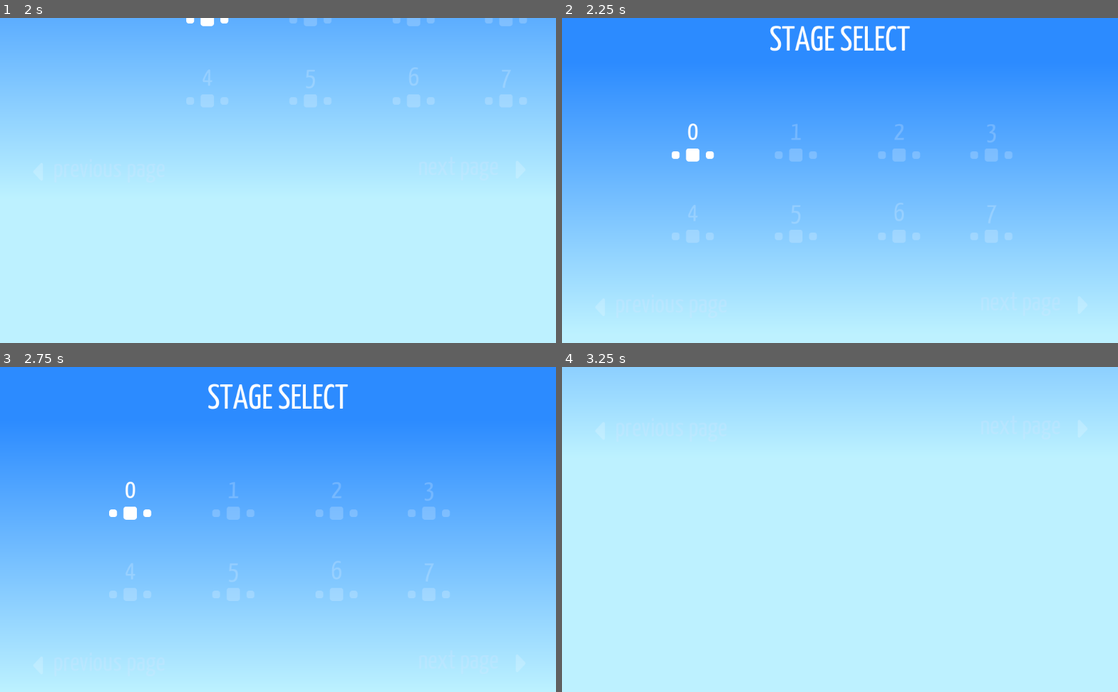
Above: before the commit, frames 1-4 (two rows, left to right).
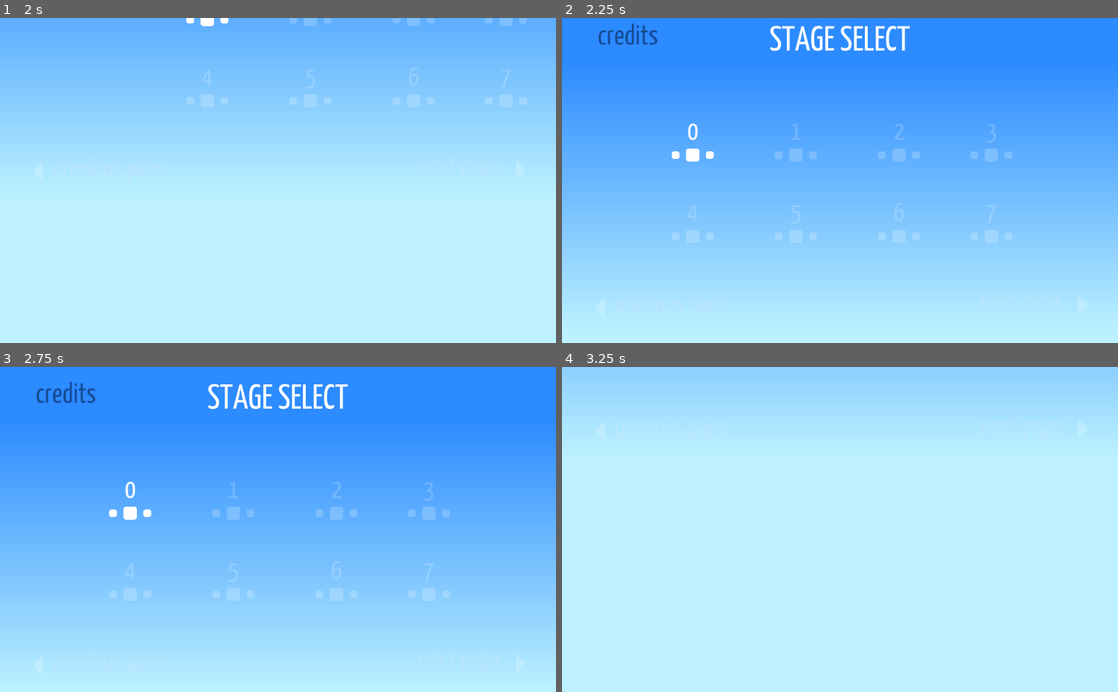
Above: after the commit, the same moments.

Repository: uspgamedev/skyjammers
Game: Godot game, scene res://menus/title/main.tscn
Same seed, same stepped clock (60 frames per second), same inputs: the game is played once before the commit and once after it. Sound files missing from this copy of the repository are replaced by a short silence.
Inputs:
- Up to frame 1 (2 s): hold Space (action_play) 0.53-1.28 s; tap Space (action_play) at 1.35 s
- Up to frame 2 (2.25 s): hold Space (action_play) from 2.03 s (still down)
- Up to frame 3 (2.75 s): keep holding Space (action_play)
- Up to frame 4 (3.25 s): release Space (action_play) at 2.75 s; click "0" at 2.75 s

Frame 1 is identical in both runs. In frame 2, 0.2% of the frame differs, in the area x 6-18%, y 1-9%; in frame 3, 0.2%; in frame 4, nothing differs.

Commit message:
IAJSDIASDJHDAOUDHAOIJASDLKAJSDASKJDASJD :zap:

Diff:
--- a/game/audio/AudioManager.tscn
+++ b/game/audio/AudioManager.tscn
@@ -11,7 +11,7 @@
 [ext_resource path="res://assets/sound/pause.wav" type="AudioStream" id=9]
 [ext_resource path="res://assets/sound/credits.ogg" type="AudioStream" id=10]
 
-[node name="AudioManager" type="Node" index="0"]
+[node name="AudioManager" type="Node"]
 
 script = ExtResource( 1 )
 
--- a/game/menus/stage-selector/main.tscn
+++ b/game/menus/stage-selector/main.tscn
@@ -7,17 +7,19 @@
 [ext_resource path="res://stages/stage02.tscn" type="PackedScene" id=5]
 [ext_resource path="res://stages/stage03.tscn" type="PackedScene" id=6]
 [ext_resource path="res://stages/stage04.tscn" type="PackedScene" id=7]
-[ext_resource path="res://stages/stage06.tscn" type="PackedScene" id=8]
-[ext_resource path="res://stages/stage07.tscn" type="PackedScene" id=9]
-[ext_resource path="res://stages/stage08.tscn" type="PackedScene" id=10]
-[ext_resource path="res://stages/stage09.tscn" type="PackedScene" id=11]
-[ext_resource path="res://stages/stage10.tscn" type="PackedScene" id=12]
-[ext_resource path="res://stages/stage11.tscn" type="PackedScene" id=13]
+[ext_resource path="res://stages/stage05.tscn" type="PackedScene" id=8]
+[ext_resource path="res://stages/stage06.tscn" type="PackedScene" id=9]
+[ext_resource path="res://stages/stage07.tscn" type="PackedScene" id=10]
+[ext_resource path="res://stages/stage08.tscn" type="PackedScene" id=11]
+[ext_resource path="res://stages/stage09.tscn" type="PackedScene" id=12]
+[ext_resource path="res://stages/stage10.tscn" type="PackedScene" id=13]
 [ext_resource path="res://menus/theme.tres" type="Theme" id=14]
 [ext_resource path="res://menus/YanoneKaffeesatz-Regular.ttf" type="DynamicFontData" id=15]
 [ext_resource path="res://menus/stage-selector/button.tscn" type="PackedScene" id=16]
 [ext_resource path="res://menus/stage-selector/left.png" type="Texture" id=17]
 [ext_resource path="res://menus/stage-selector/right.png" type="Texture" id=18]
+[ext_resource path="res://menus/stage-selector/credits.gd" type="Script" id=19]
+[ext_resource path="res://assets/img/credits.png" type="Texture" id=20]
 
 [sub_resource type="Shader" id=1]
 
@@ -48,6 +50,14 @@
 use_filter = true
 font_data = ExtResource( 15 )
 _sections_unfolded = [ "Font", "Settings" ]
+
+[sub_resource type="DynamicFont" id=4]
+
+size = 52
+use_mipmaps = false
+use_filter = true
+font_data = ExtResource( 15 )
+_sections_unfolded = [ "Extra Spacing", "Font", "Settings" ]
 
 [node name="StageSelector" type="Control" index="0"]
 
@@ -297,7 +307,101 @@
 stretch_mode = 6
 _sections_unfolded = [ "Anchor", "Margin", "Material" ]
 
-[node name="FadeInTween" type="Tween" parent="." index="2"]
+[node name="credits" type="Button" parent="." index="2"]
+
+anchor_left = 0.0
+anchor_top = 0.0
+anchor_right = 0.0
+anchor_bottom = 0.0
+margin_left = 63.0
+margin_top = 29.0
+margin_right = 190.0
+margin_bottom = 93.0
+rect_pivot_offset = Vector2( 0, 0 )
+focus_mode = 2
+mouse_filter = 0
+mouse_default_cursor_shape = 0
+size_flags_horizontal = 1
+size_flags_vertical = 1
+theme = ExtResource( 14 )
+toggle_mode = false
+enabled_focus_mode = 2
+shortcut = null
+group = null
+flat = false
+align = 1
+script = ExtResource( 19 )
+_sections_unfolded = [ "Theme" ]
+
+[node name="Polygon2D" type="ColorRect" parent="credits" index="0"]
+
+visible = false
+anchor_left = 0.0
+anchor_top = 0.0
+anchor_right = 0.0
+anchor_bottom = 0.0
+margin_left = -63.0
+margin_top = -29.0
+margin_right = 961.0
+margin_bottom = 591.0
+rect_pivot_offset = Vector2( 0, 0 )
+mouse_filter = 0
+mouse_default_cursor_shape = 0
+size_flags_horizontal = 1
+size_flags_vertical = 1
+color = Color( 0.0795593, 0.509662, 0.617188, 1 )
+_sections_unfolded = [ "Rect", "Visibility" ]
+__meta__ = {
+"_edit_lock_": true
+}
+
+[node name="CreditScreen" type="TextureRect" parent="credits" index="1"]
+
+visible = false
+anchor_left = 0.0
+anchor_top = 0.0
+anchor_right = 0.0
+anchor_bottom = 0.0
+margin_left = -62.0
+margin_top = -28.0
+margin_right = 959.0
+margin_bottom = 571.0
+rect_pivot_offset = Vector2( 0, 0 )
+mouse_filter = 1
+mouse_default_cursor_shape = 0
+size_flags_horizontal = 1
+size_flags_vertical = 1
+texture = ExtResource( 20 )
+expand = true
+stretch_mode = 0
+_sections_unfolded = [ "Transform" ]
+__meta__ = {
+"_edit_lock_": true
+}
+
+[node name="Label" type="Label" parent="credits" index="2"]
+
+anchor_left = 0.0
+anchor_top = 0.0
+anchor_right = 0.0
+anchor_bottom = 0.0
+margin_left = 3.0
+margin_top = -2.0
+margin_right = 120.0
+margin_bottom = 62.0
+rect_pivot_offset = Vector2( 0, 0 )
+mouse_filter = 2
+mouse_default_cursor_shape = 0
+size_flags_horizontal = 1
+size_flags_vertical = 4
+custom_fonts/font = SubResource( 4 )
+text = "credits"
+percent_visible = 1.0
+lines_skipped = 0
+max_lines_visible = -1
+_sections_unfolded = [ "Visibility", "custom_fonts" ]
+
+[node name="FadeInTween" type="Tween" parent="." index="3"]
 
 repeat = false
 playback_process_mode = 1
@@ -306,7 +410,7 @@
 playback/repeat = false
 playback/speed = 1.0
 
-[node name="LoadButtonsTween" type="Tween" parent="." index="3"]
+[node name="LoadButtonsTween" type="Tween" parent="." index="4"]
 
 repeat = false
 playback_process_mode = 1
@@ -318,3 +422,5 @@
 [connection signal="pressed" from="Panel/PreviousButton" to="." method="_previous_page"]
 
 [connection signal="pressed" from="Panel/NextButton" to="." method="_next_page"]
+
+[connection signal="pressed" from="credits" to="credits" method="_on_credits_pressed"]
--- a/game/menus/theme.tres
+++ b/game/menus/theme.tres
@@ -32,10 +32,10 @@
 content_margin_bottom = -1.0
 bg_color = Color( 0.6, 0.6, 0.6, 0 )
 draw_center = true
-border_width_left = 0
-border_width_top = 0
-border_width_right = 0
-border_width_bottom = 0
+border_width_left = 4
+border_width_top = 4
+border_width_right = 4
+border_width_bottom = 4
 border_color = Color( 1, 1, 1, 1 )
 border_blend = false
 corner_radius_top_left = 0
Not shown: 1 places in game/menus/stage-selector/main.tscn that only renumber resources
